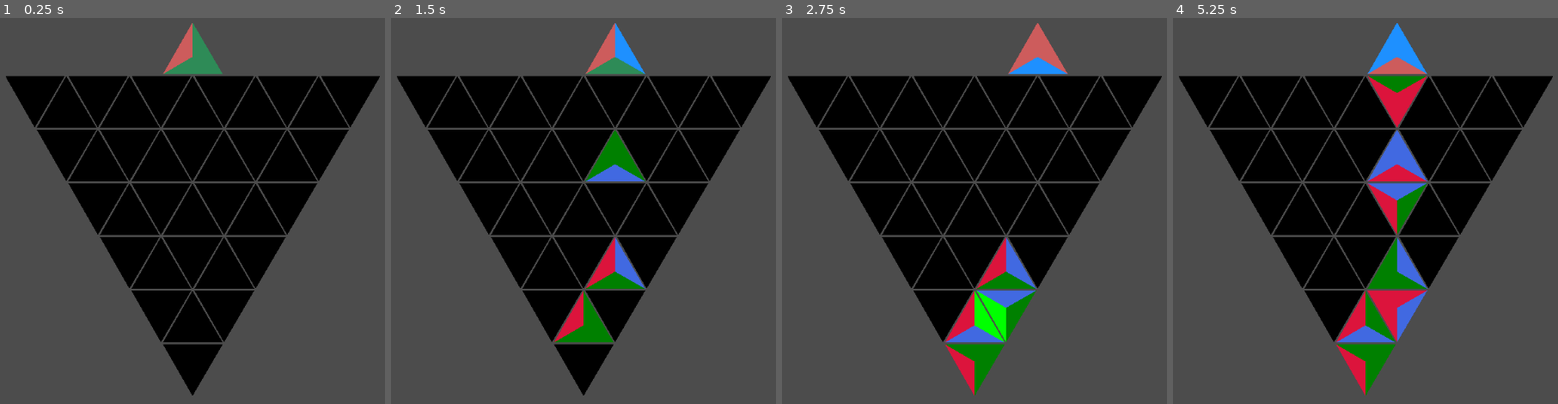
Above: before the commit, frames 1-4 (left to right).
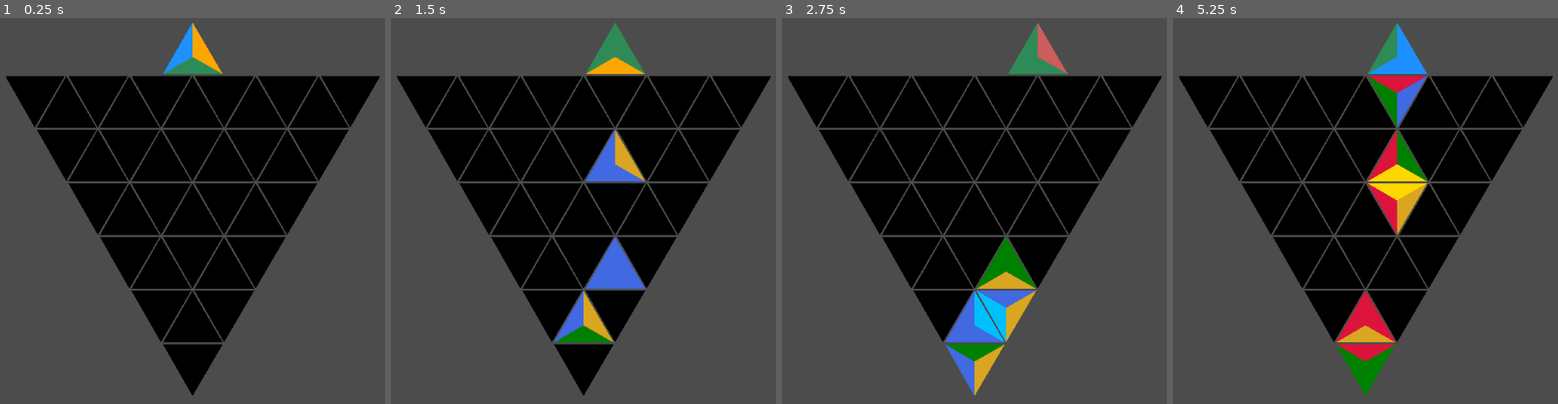
Above: after the commit, the same moments.

Repository: BoatsandJoes/tri-twist
Game: Godot game, scene res://scenes/Main.tscn
Same seed, same stepped clock (60 frames per second), same inputs: the game is played once before the commit and once after it.
Inputs (mouse positions are in pixels of both pictures, inside the frame that each line leads up to):
- Up to frame 1 (0.25 s): no input
- Up to frame 2 (1.5 s): tap Enter (ui_accept) at 0.5, 0.77 s; move the mouse to (552, 346) at 0.52 s; hold Right (ui_right) 0.53-1.28 s; click (552, 346) at 0.67 s; move the mouse to (521, 292) at 1.27 s; hold Down (ui_down) from 1.28 s (still down); click (521, 292) at 1.42 s
- Up to frame 3 (2.75 s): tap Enter (ui_accept) at 1.52 s; move the mouse to (943, 342) at 2.02 s; release Down (ui_down) at 2.03 s; hold Right (ui_right) from 2.03 s (still down); click (943, 342) at 2.17 s
- Up to frame 4 (5.25 s): tap Enter (ui_accept) at 2.75, 3.02, 3.77, 4.52 s; move the mouse to (1369, 292) at 2.77 s; release Right (ui_right) at 2.78 s; hold Up (ui_up) 2.78-3.53 s; click (1369, 292) at 2.92 s; move the mouse to (1273, 238) at 3.52 s; hold Left (ui_left) 3.53-5.03 s; click (1273, 238) at 3.67 s; move the mouse to (1303, 288) at 4.27 s; click (1303, 288) at 4.42 s; move the mouse to (1334, 238) at 5.02 s; hold Down (ui_down) from 5.03 s (still down); click (1334, 238) at 5.17 s

The runs differ from the first frame. In frame 1, 0.7% of the frame differs, in the area x 42-58%, y 1-15%; in frame 2, 3.3%; in frame 3, 4.0%; in frame 4, 7.2%, in the area x 42-67%, y 1-98%.

Commit message:
More colors, export presets.

Diff:
--- a/scenes/TriangleCell.gd
+++ b/scenes/TriangleCell.gd
@@ -5,9 +5,9 @@
 # last color is the null color, for empty cells
 enum Direction {LEFT, RIGHT, VERTICAL, VERTICAL_POINT}
 enum Rotation {CLOCKWISE, COUNTERCLOCKWISE}
-const colors = [Color.royalblue, Color.crimson, Color.webgreen, Color.black]
-const focusColors = [Color.dodgerblue, Color.indianred, Color.seagreen, Color.darkslategray]
-const highlightColors = [Color.deepskyblue, Color.deeppink, Color.green]
+const colors = [Color.royalblue, Color.crimson, Color.webgreen, Color.goldenrod, Color.black]
+const focusColors = [Color.dodgerblue, Color.indianred, Color.seagreen, Color.orange, Color.darkslategray]
+const highlightColors = [Color.deepskyblue, Color.deeppink, Color.green, Color.gold]
 var leftColor: int = colors.size() - 1
 var rightColor: int = colors.size() - 1
 var verticalColor: int = colors.size() - 1
Not shown, changed: export_presets.cfg
